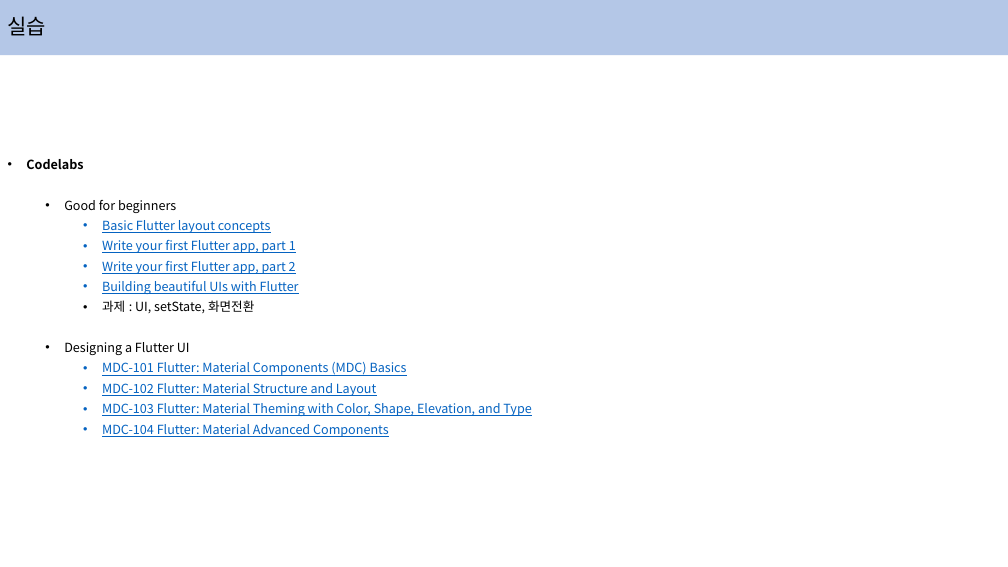
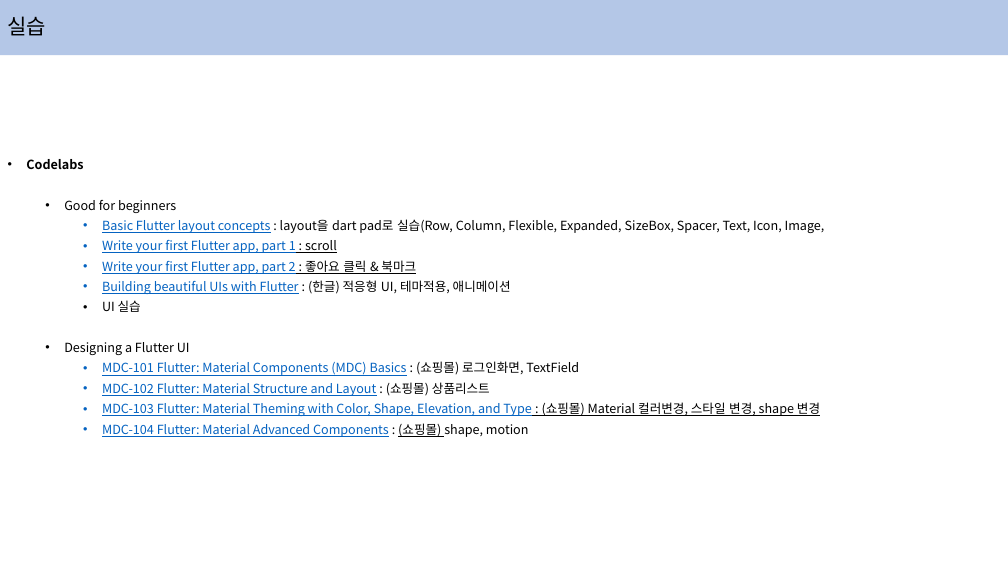
Before and after one commit to hongjaikim/lecture, a slide deck: slide 37 of flutter/Google_Flutter_-2.pptx (slide 32 before the commit). Drawn at 1008x567 pixels with LibreOffice and Linux fonts; fonts in the diff are those of the drawing. Boxes give left, top, right and bottom in pixels: in the first picture for what was removed or moved away, otherwise in the second. Text is boxed around its words. In the diff, an @@ line names an element or a change of style, - is before the commit and + after.

```diff
--- a/flutter/Google_Flutter_-2.pptx
+++ b/flutter/Google_Flutter_-2.pptx
@@ text at bbox=[102, 219, 825, 312]: text changed; text colour #0563C1 to #000000 @@
-    • Basic Flutter layout concepts
-    • Write your first Flutter app, part 1
-    • Write your first Flutter app, part 2
-    • Building beautiful UIs with Flutter
-    • 과제 : UI, setState, 화면전환
+    • Basic Flutter layout concepts : layout을 dart pad로 실습(Row, Column, Flexible, Expanded, SizeBox, Spacer, Text, Icon, Image,
+    • Write your first Flutter app, part 1 : scroll
+    • Write your first Flutter app, part 2 : 좋아요 클릭 & 북마크
+    • Building beautiful UIs with Flutter : (한글) 적응형 UI, 테마적용, 애니메이션
+    • UI 실습
@@ text at bbox=[102, 361, 820, 437]: text changed @@
-    • MDC-101 Flutter: Material Components (MDC) Basics
-    • MDC-102 Flutter: Material Structure and Layout
-    • MDC-103 Flutter: Material Theming with Color, Shape, Elevation, and Type
-    • MDC-104 Flutter: Material Advanced Components
+    • MDC-101 Flutter: Material Components (MDC) Basics : (쇼핑몰) 로그인화면, TextField
+    • MDC-102 Flutter: Material Structure and Layout : (쇼핑몰) 상품리스트
+    • MDC-103 Flutter: Material Theming with Color, Shape, Elevation, and Type : (쇼핑몰) Material 컬러변경, 스타일 변경, shape 변경
+    • MDC-104 Flutter: Material Advanced Components : (쇼핑몰) shape, motion
```
Also in this commit, not shown: 25 other slides changed, 6 slides added, 3 other files.
